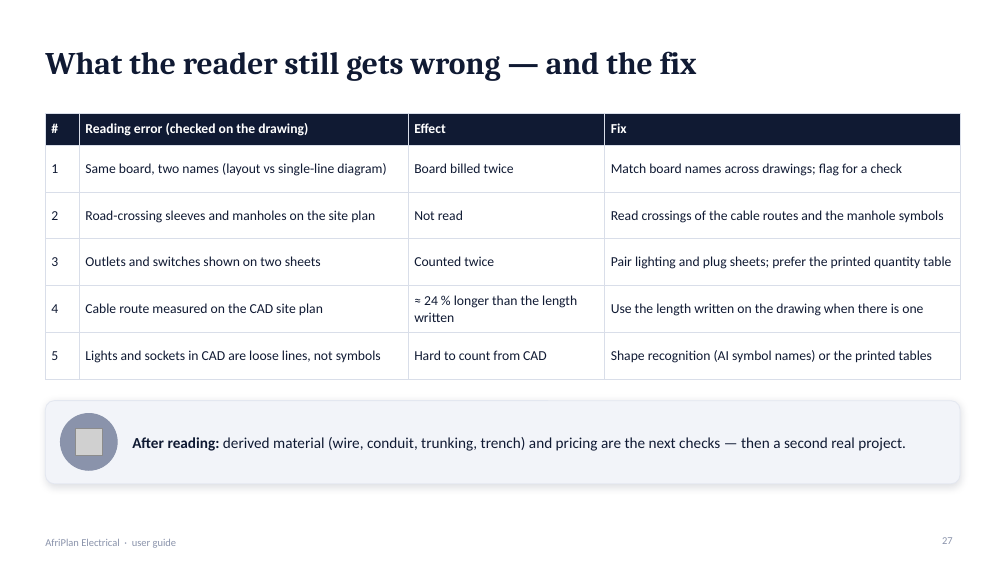
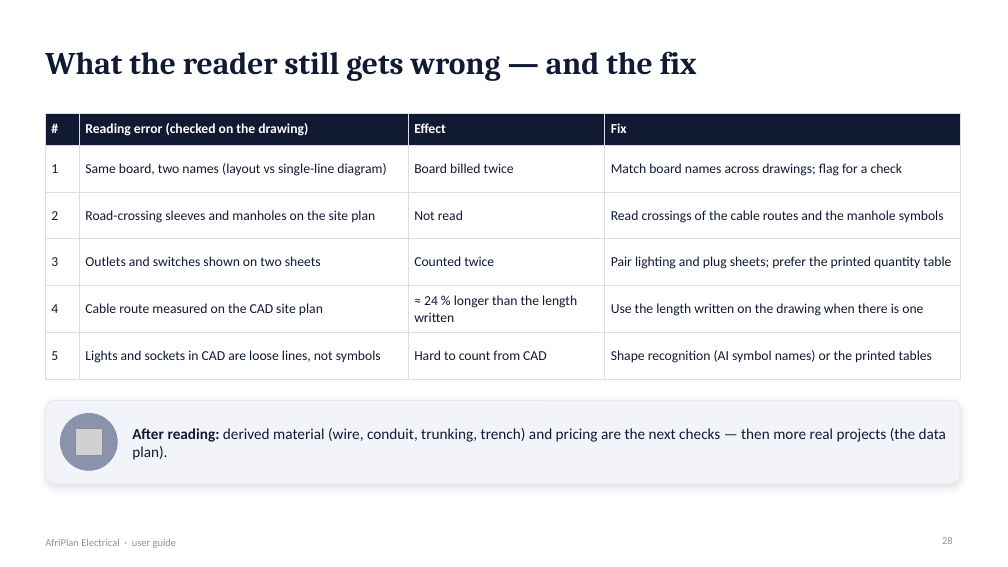
Before and after one commit to Jonathan-Lukwichi/afriplan-ai, a slide deck: slide 28 of docs/presentation/AfriPlan_User_Guide.pptx (slide 27 before the commit). Drawn at 1008x567 pixels with LibreOffice and Linux fonts; fonts in the diff are those of the drawing; grey boxes stand for pictures. Boxes give left, top, right and bottom in pixels: in the first picture for what was removed or moved away, otherwise in the second. Text is boxed around its words. In the diff, an @@ line names an element or a change of style, - is before the commit and + after.

```diff
--- a/docs/presentation/AfriPlan_User_Guide.pptx
+++ b/docs/presentation/AfriPlan_User_Guide.pptx
@@ text at bbox=[132, 428, 946, 460]: text changed @@
-After reading: derived material (wire, conduit, trunking, trench) and pricing are the next checks — then a second real project.
+After reading: derived material (wire, conduit, trunking, trench) and pricing are the next checks — then more real projects (the data plan).
```
Also in this commit, not shown: 5 other slides changed, 6 slides added, 2 other files.
